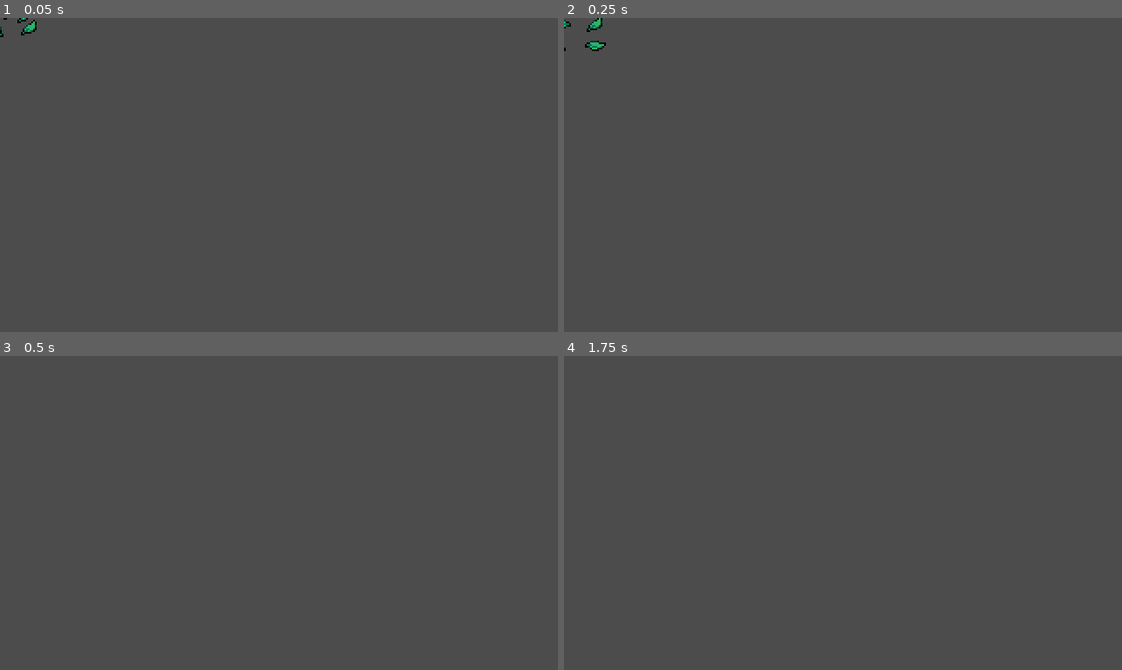
Above: before the commit, frames 1-4 (two rows, left to right).
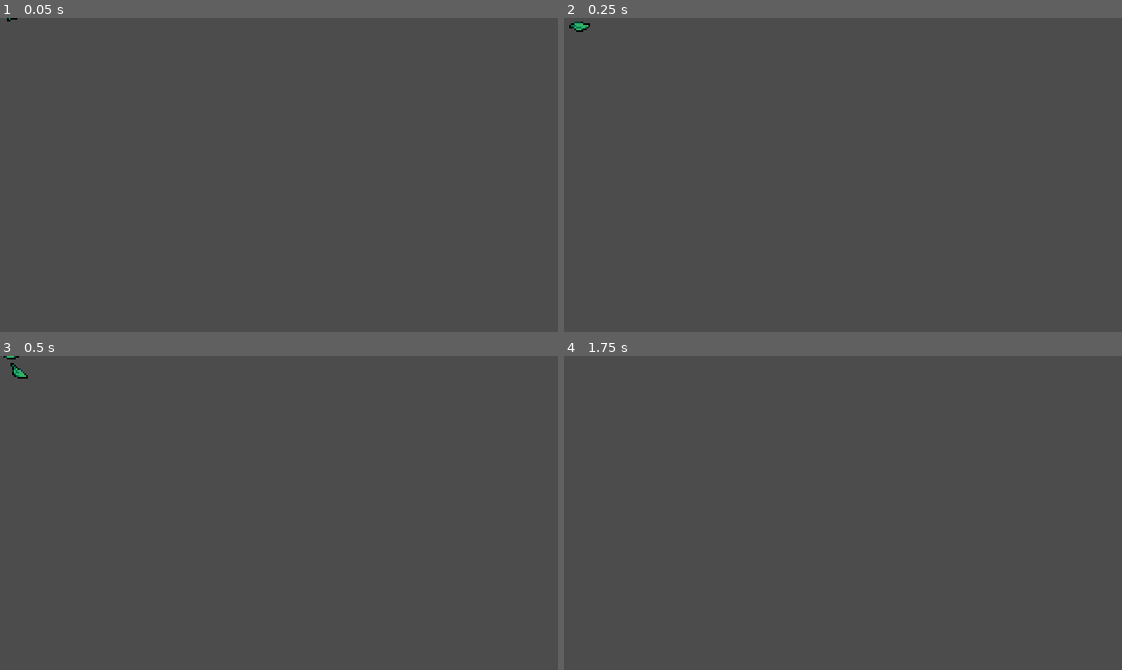
Above: after the commit, the same moments.

Repository: dmitriy-shmilo/hb-rpg
Game: Godot game, scene res://Effects/GrassEffect.tscn
Two runs of this game, one before a commit and one after it. Both use one fixed random seed, a clock stepped at 60 frames per second and the inputs below. This scene is started directly instead of the project's main scene.
Inputs:
- Up to frame 1 (0.05 s): no input
- Up to frame 2 (0.25 s): no input
- Up to frame 3 (0.5 s): no input
- Up to frame 4 (1.75 s): hold Right (ui_right) 0.53-1.28 s; tap Space (attack) at 0.6 s; tap Enter at 1.25 s; hold Down (ui_down) from 1.28 s (still down); tap Shift (roll) at 1.35 s

The runs differ from the first frame. In frame 1, 0.1% of the frame differs, in the area x 0-7%, y 0-7%; in frame 2, 0.3%, in the area x 0-8%, y 0-11%; in frame 3, 0.1%; in frame 4, nothing differs.

Commit message:
Lesson 15

Diff:
--- /dev/null
+++ b/Effects/Effect.gd
@@ -0,0 +1,10 @@
+extends AnimatedSprite
+
+func _ready():
+	frame = 0
+	play("Animate")
+	connect("animation_finished", self, "_on_animation_finished")
+
+
+func _on_animation_finished():
+	queue_free()
--- /dev/null
+++ b/Effects/EnemyDeathEffect.tscn
@@ -0,0 +1,57 @@
+[gd_scene load_steps=14 format=2]
+
+[ext_resource path="res://Effects/Effect.gd" type="Script" id=1]
+[ext_resource path="res://Effects/EnemyDeathEffect.png" type="Texture" id=2]
+
+[sub_resource type="AtlasTexture" id=1]
+atlas = ExtResource( 2 )
+region = Rect2( 0, 0, 32, 32 )
+
+[sub_resource type="AtlasTexture" id=2]
+atlas = ExtResource( 2 )
+region = Rect2( 32, 0, 32, 32 )
+
+[sub_resource type="AtlasTexture" id=3]
+atlas = ExtResource( 2 )
+region = Rect2( 64, 0, 32, 32 )
+
+[sub_resource type="AtlasTexture" id=4]
+atlas = ExtResource( 2 )
+region = Rect2( 96, 0, 32, 32 )
+
+[sub_resource type="AtlasTexture" id=5]
+atlas = ExtResource( 2 )
+region = Rect2( 128, 0, 32, 32 )
+
+[sub_resource type="AtlasTexture" id=6]
+atlas = ExtResource( 2 )
+region = Rect2( 160, 0, 32, 32 )
+
+[sub_resource type="AtlasTexture" id=7]
+atlas = ExtResource( 2 )
+region = Rect2( 192, 0, 32, 32 )
+
+[sub_resource type="AtlasTexture" id=8]
+atlas = ExtResource( 2 )
+region = Rect2( 224, 0, 32, 32 )
+
+[sub_resource type="AtlasTexture" id=9]
+atlas = ExtResource( 2 )
+region = Rect2( 256, 0, 32, 32 )
+
+[sub_resource type="AtlasTexture" id=10]
+atlas = ExtResource( 2 )
+region = Rect2( 288, 0, 32, 32 )
+
+[sub_resource type="SpriteFrames" id=11]
+animations = [ {
+"frames": [ SubResource( 1 ), SubResource( 2 ), SubResource( 3 ), SubResource( 4 ), SubResource( 5 ), SubResource( 6 ), SubResource( 7 ), SubResource( 8 ), SubResource( 9 ), SubResource( 10 ) ],
+"loop": true,
+"name": "default",
+"speed": 15.0
+} ]
+
+[node name="EnemyDeathEffect" type="AnimatedSprite"]
+frames = SubResource( 11 )
+offset = Vector2( 0, -8 )
+script = ExtResource( 1 )
--- a/Effects/GrassEffect.gd
+++ /dev/null
@@ -1,12 +0,0 @@
-extends Node2D
-
-
-onready var animatedSprite = $AnimatedSprite
-
-func _ready():
-	animatedSprite.frame = 0
-	animatedSprite.play("Animate")
-
-
-func _on_AnimatedSprite_animation_finished():
-	queue_free()
--- a/Effects/GrassEffect.tscn
+++ b/Effects/GrassEffect.tscn
@@ -1,7 +1,7 @@
 [gd_scene load_steps=9 format=2]
 
 [ext_resource path="res://Effects/GrassEffect.png" type="Texture" id=1]
-[ext_resource path="res://Effects/GrassEffect.gd" type="Script" id=2]
+[ext_resource path="res://Effects/Effect.gd" type="Script" id=2]
 
 [sub_resource type="AtlasTexture" id=1]
 atlas = ExtResource( 1 )
@@ -28,15 +28,10 @@
 "frames": [ SubResource( 1 ), SubResource( 2 ), SubResource( 3 ), SubResource( 4 ), SubResource( 5 ) ],
 "loop": false,
 "name": "Animate",
-"speed": 15.0
+"speed": 10.0
 } ]
 
-[node name="GrassEffect" type="Node2D"]
-script = ExtResource( 2 )
-
-[node name="AnimatedSprite" type="AnimatedSprite" parent="."]
+[node name="GrassEffect" type="AnimatedSprite"]
 frames = SubResource( 6 )
 animation = "Animate"
-centered = false
-offset = Vector2( -8, -8 )
-[connection signal="animation_finished" from="AnimatedSprite" to="." method="_on_AnimatedSprite_animation_finished"]
+script = ExtResource( 2 )
--- a/Enemies/Bat.gd
+++ b/Enemies/Bat.gd
@@ -2,6 +2,7 @@
 
 var knockback = Vector2.ZERO
 onready var stats = $Stats
+const deathEffectScene = preload("res://Effects/EnemyDeathEffect.tscn")
 
 func _physics_process(delta):
 	knockback = knockback.move_toward(Vector2.ZERO, 200 * delta)
@@ -11,6 +12,8 @@
 	knockback = area.knockback_vector * 120
 	stats.health -= area.damage
 
-
 func _on_Stats_no_health():
+	var deathEffect = deathEffectScene.instance()
+	get_parent().add_child(deathEffect)
+	deathEffect.global_position = global_position
 	queue_free()
--- a/Enemies/Bat.tscn
+++ b/Enemies/Bat.tscn
@@ -48,7 +48,7 @@
 [node name="AnimatedSprite" type="AnimatedSprite" parent="."]
 frames = SubResource( 6 )
 animation = "Fly"
-frame = 4
+frame = 1
 playing = true
 offset = Vector2( 0, -12 )
 
--- a/Player/Player.tscn
+++ b/Player/Player.tscn
@@ -639,10 +639,10 @@
 anim_player = NodePath("../AnimationPlayer")
 active = true
 parameters/playback = SubResource( 34 )
-parameters/Attack/blend_position = Vector2( -0.990942, 0.00287199 )
-parameters/Idle/blend_position = Vector2( -0.280797, 0.495961 )
-parameters/Roll/blend_position = Vector2( 0.00555551, -0.627897 )
-parameters/Run/blend_position = Vector2( 0.0280797, -0.260097 )
+parameters/Attack/blend_position = Vector2( 0, 1 )
+parameters/Idle/blend_position = Vector2( 0, 1 )
+parameters/Roll/blend_position = Vector2( 0, 1 )
+parameters/Run/blend_position = Vector2( 0, 1 )
 
 [node name="SwordHitboxPivot" type="Position2D" parent="."]
 position = Vector2( 0, -4 )
--- a/World/Grass.gd
+++ b/World/Grass.gd
@@ -1,13 +1,11 @@
 extends Node2D
 
+const grassEffectScene = preload("res://Effects/GrassEffect.tscn")
+
 func create_grass_effect():
-	var grassEffectScene = load("res://Effects/GrassEffect.tscn")
 	var grassEffect = grassEffectScene.instance()
-	var world = get_tree().current_scene
-	world.add_child(grassEffect)
+	get_parent().add_child(grassEffect)
 	grassEffect.global_position = global_position
-
-
 
 func _on_Area2D_area_entered(area):
 	create_grass_effect()
